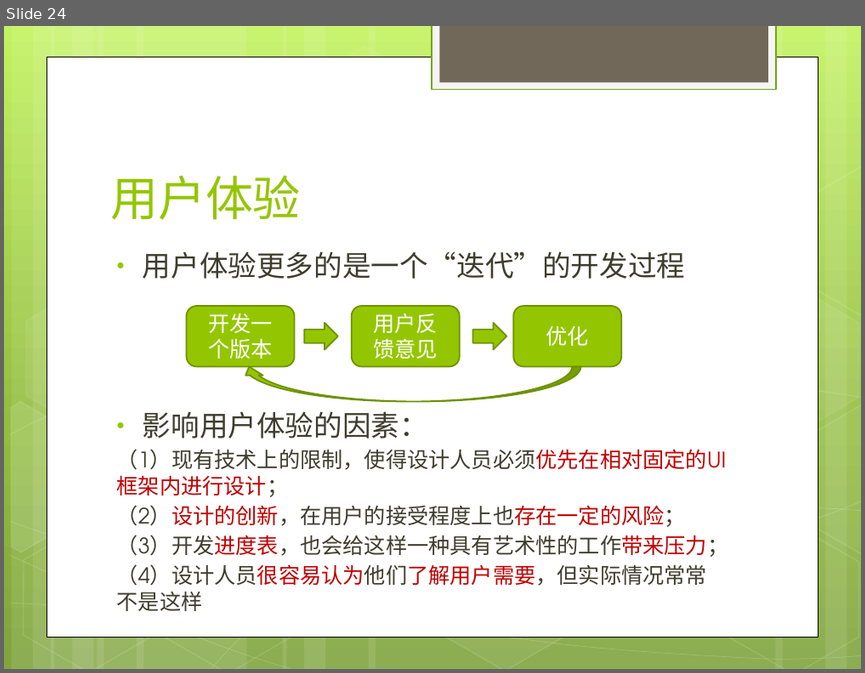
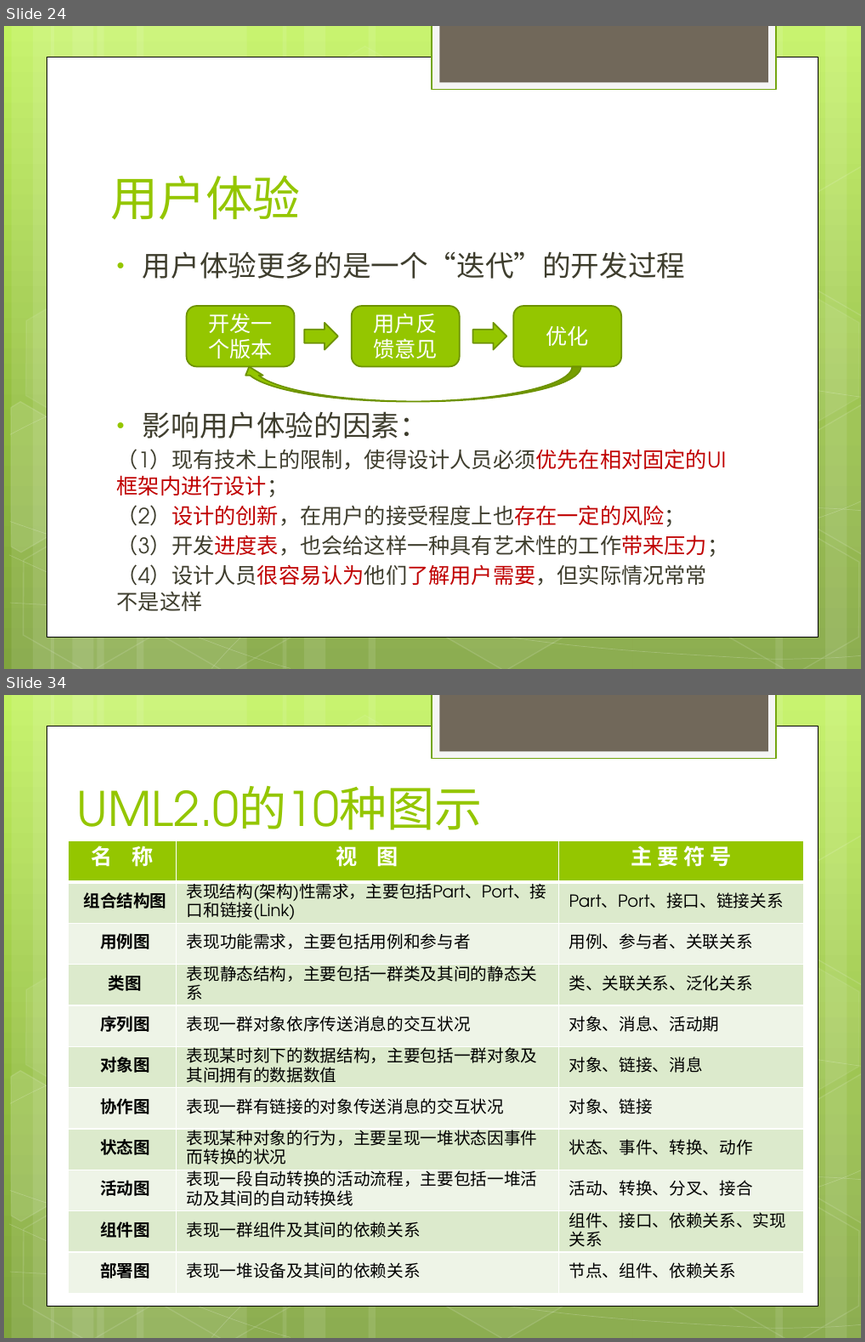
Before and after one commit to willianlam/Classes, a slide deck: 交互设计基础/课件/第5讲 界面设计.pptx. Shown one above the other, each under a label of ours: slide 24 before the commit, slides 24 and 34 after it; the slides between them are not shown. The pictures are 865x673 and 865x1342 pixels, drawn with LibreOffice and Linux fonts; fonts in the diff are those of the drawing. Boxes give left, top, right and bottom in pixels: in the first picture for what was removed or moved away, otherwise in the second. Text is boxed around its words. In the diff, an @@ line names an element or a change of style, - is before the commit and + after.

```diff
--- a/交互设计基础/课件/第5讲 界面设计.pptx
+++ b/交互设计基础/课件/第5讲 界面设计.pptx
@@ slide 34 added at [4,695,861,1338], background gradient #C3F35F to #93BF3F to #81A53E; not listed: 31 template elements that a slide beside it also shows @@
@@ title added at [76,786,482,847], 40 pt, text #94C600 @@
+UML2.0的10种图示
@@ table added at [69,840,803,1293], 11 rows, 3 columns @@
+名 称 | 视 图 | 主 要 符 号
+组合结构图 | 表现结构(架构)性需求，主要包括Part、Port、接口和链接(Link) | Part、Port、接口、链接关系
+用例图 | 表现功能需求，主要包括用例和参与者 | 用例、参与者、关联关系
+类图 | 表现静态结构，主要包括一群类及其间的静态关系 | 类、关联关系、泛化关系
+序列图 | 表现一群对象依序传送消息的交互状况 | 对象、消息、活动期
+对象图 | 表现某时刻下的数据结构，主要包括一群对象及其间拥有的数据数值 | 对象、链接、消息
+协作图 | 表现一群有链接的对象传送消息的交互状况 | 对象、链接
+状态图 | 表现某种对象的行为，主要呈现一堆状态因事件而转换的状况 | 状态、事件、转换、动作
+活动图 | 表现一段自动转换的活动流程，主要包括一堆活动及其间的自动转换线 | 活动、转换、分叉、接合
+组件图 | 表现一群组件及其间的依赖关系 | 组件、接口、依赖关系、实现关系
+部署图 | 表现一堆设备及其间的依赖关系 | 节点、组件、依赖关系
```
Also in this commit, not shown: 1 slide changed, 16 other slides added, 3 other files.
